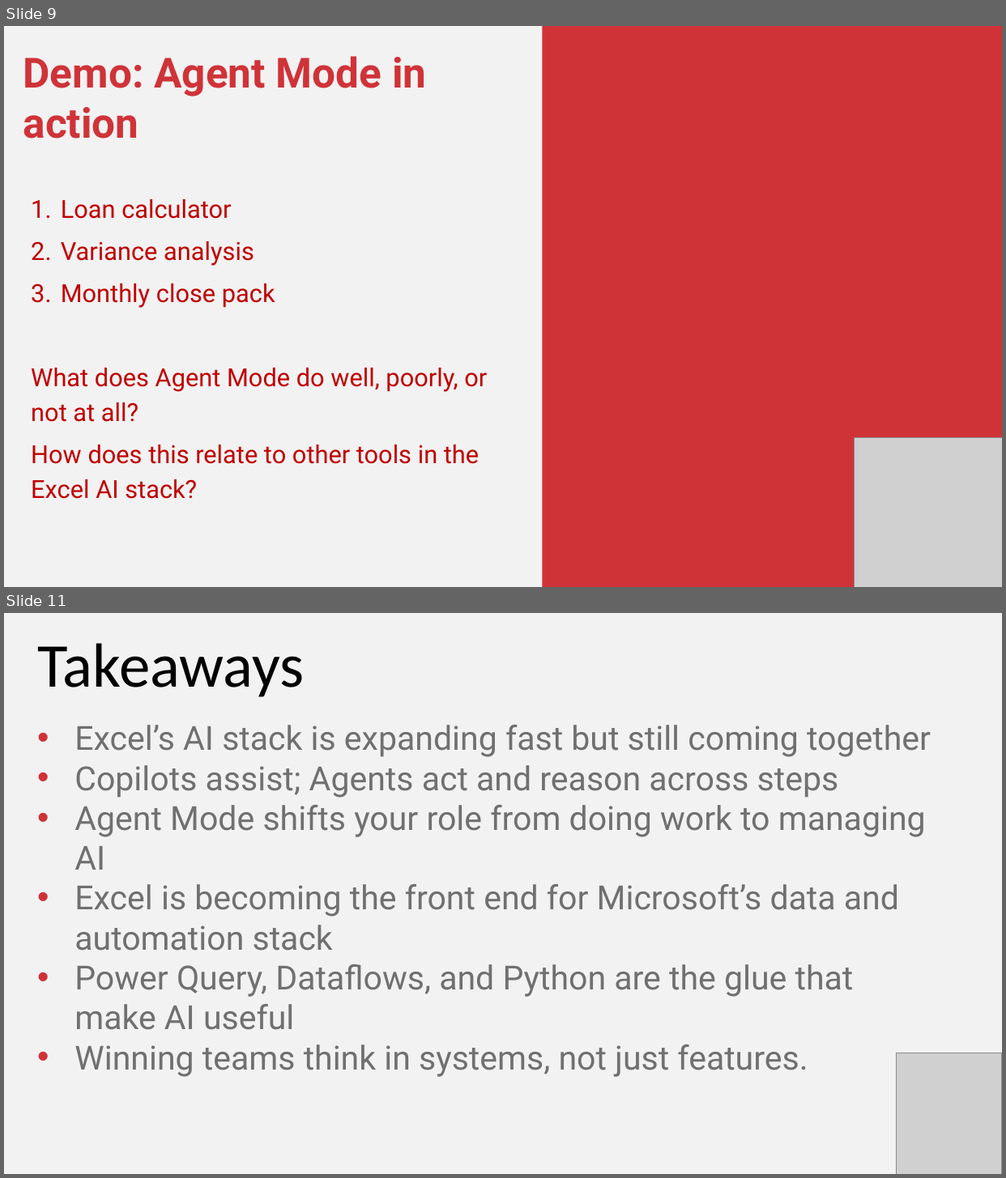
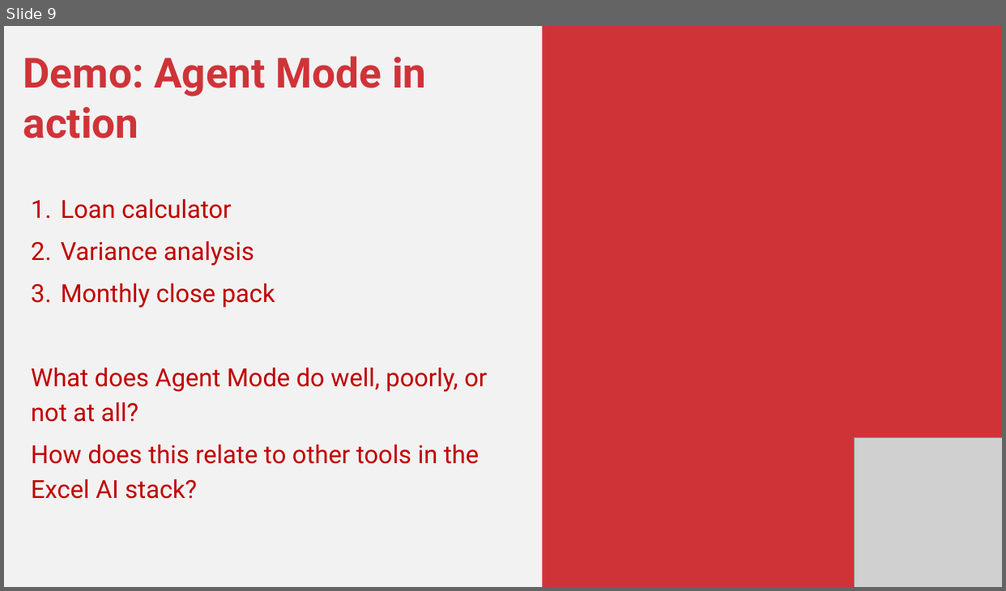
Before and after one commit to stringfestdata/gxls-first-excel-agent, a slide deck: first-excel-agent.pptx. Shown one above the other, each under a label of ours: slides 9 and 11 before the commit, slide 9 after it; the slides between them are not shown. The pictures are 1006x1178 and 1006x591 pixels, drawn with LibreOffice and Linux fonts; fonts in the diff are those of the drawing; grey boxes stand for pictures. Boxes give left, top, right and bottom in pixels: in the first picture for what was removed or moved away, otherwise in the second. Text is boxed around its words. In the diff, an @@ line names an element or a change of style, - is before the commit and + after.

```diff
--- a/first-excel-agent.pptx
+++ b/first-excel-agent.pptx
@@ slide 11 removed at (4, 613, 1002, 1174), background #F2F2F2 @@
@@ text removed at (37, 643, 304, 697) @@
-Takeaways
@@ text removed at (74, 725, 931, 1077) @@
-• Excel’s AI stack is expanding fast but still coming together
-• Copilots assist; Agents act and reason across steps
-• Agent Mode shifts your role from doing work to managing AI
-• Excel is becoming the front end for Microsoft’s data and automation stack
-• Power Query, Dataflows, and Python are the glue that make AI useful
-• Winning teams think in systems, not just features.
@@ picture removed at (896, 1053, 1001, 1174) @@
```
Also in this commit, not shown: 3 slides changed, 6 slides added, 2 other slides removed, 2 other files.
